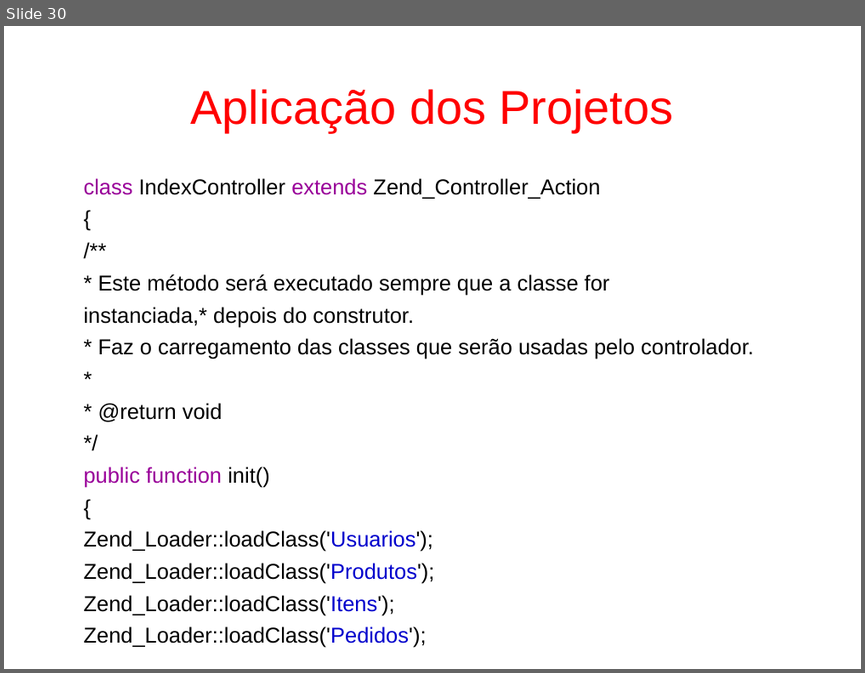
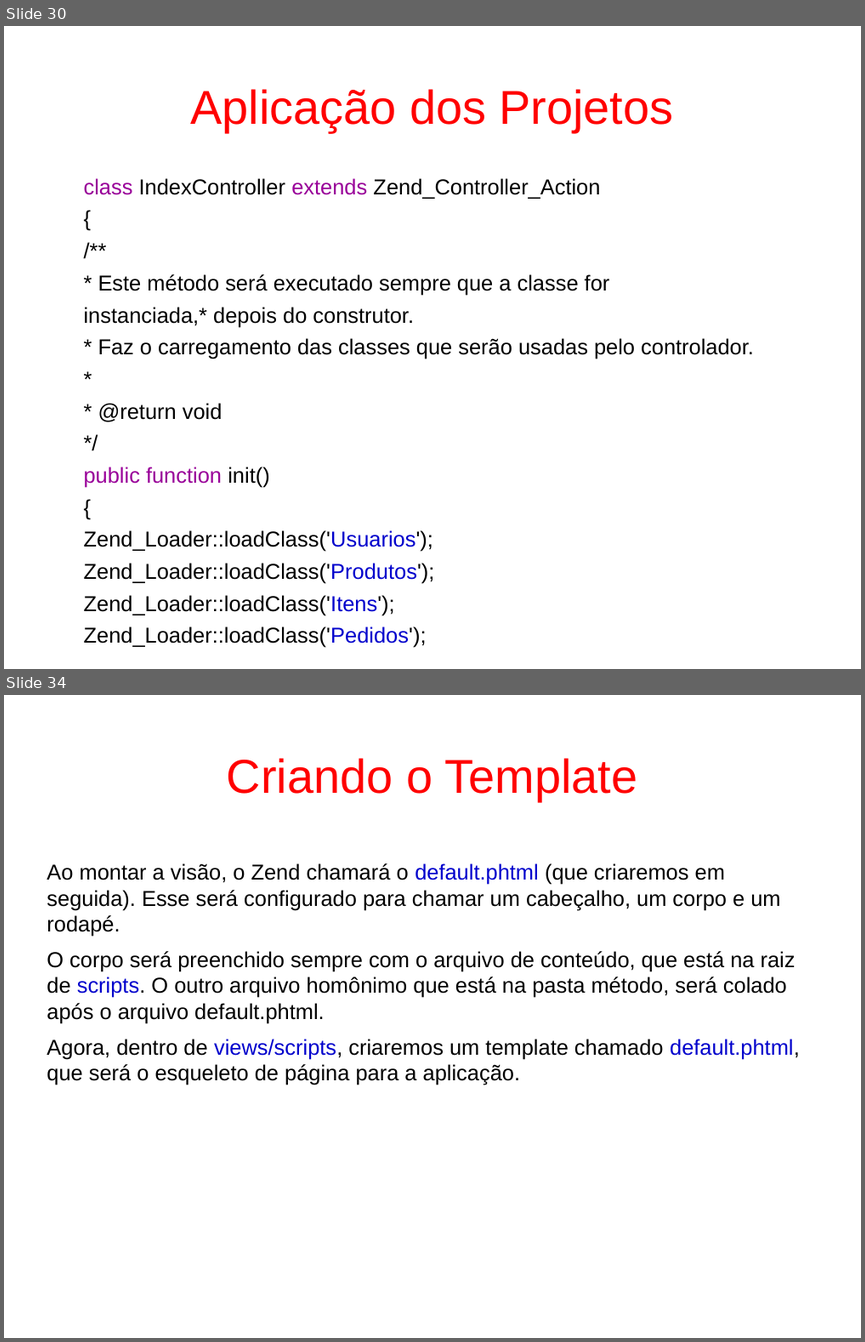
Before and after one commit to fgsl/lojasacme, a slide deck: docs/tutorial.odp. Shown one above the other, each under a label of ours: slide 30 before the commit, slides 30 and 34 after it; the slides between them are not shown. The pictures are 865x673 and 865x1342 pixels, drawn with LibreOffice and Linux fonts; fonts in the diff are those of the drawing. Boxes give left, top, right and bottom in pixels: in the first picture for what was removed or moved away, otherwise in the second. Text is boxed around its words. In the diff, an @@ line names an element or a change of style, - is before the commit and + after.

```diff
--- a/docs/tutorial.odp
+++ b/docs/tutorial.odp
@@ slide 34 added at [4, 695, 861, 1338], background #FFFFFF @@
@@ title added at [227, 758, 638, 801], 44 pt, text #FF0000 @@
+Criando o Template
@@ text added at [46, 863, 800, 1085], 20 pt, text #000000 @@
+Ao montar a visão, o Zend chamará o default.phtml (que criaremos em seguida). Esse será configurado para chamar um cabeçalho, um corpo e um rodapé.
+O corpo será preenchido sempre com o arquivo de conteúdo, que está na raiz de scripts. O outro arquivo homônimo que está na pasta método, será colado após o arquivo default.phtml.
+Agora, dentro de views/scripts, criaremos um template chamado default.phtml, que será o esqueleto de página para a aplicação.
```
Also in this commit, not shown: 26 slides changed, 30 other slides added, 1 slide removed, 1 other file.
